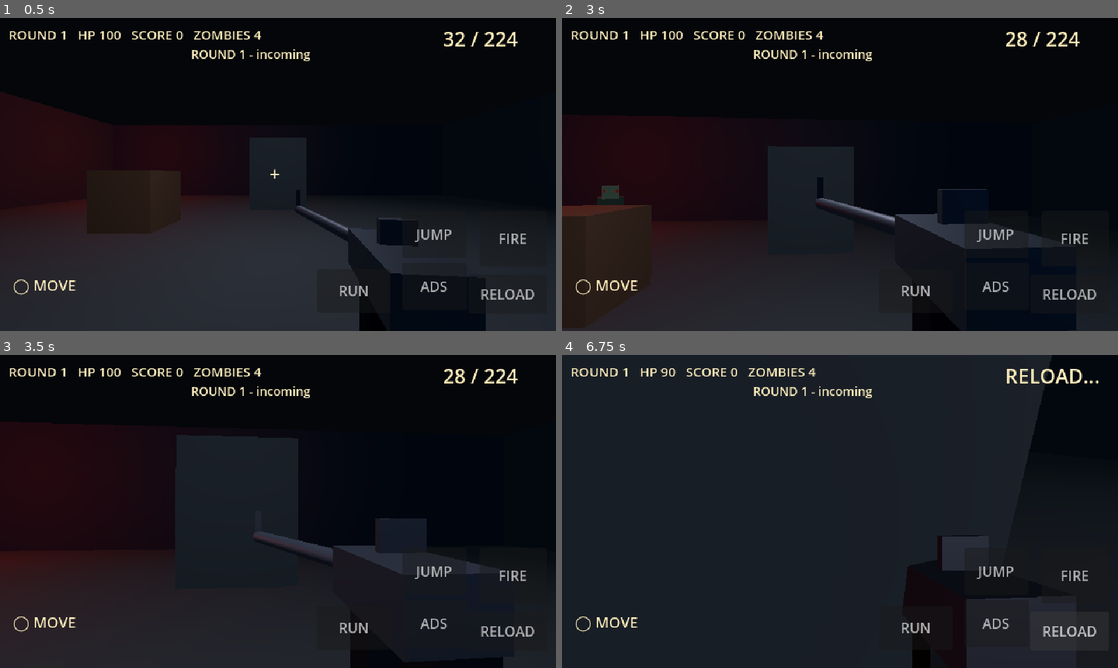
Above: before the commit, frames 1-4 (two rows, left to right).
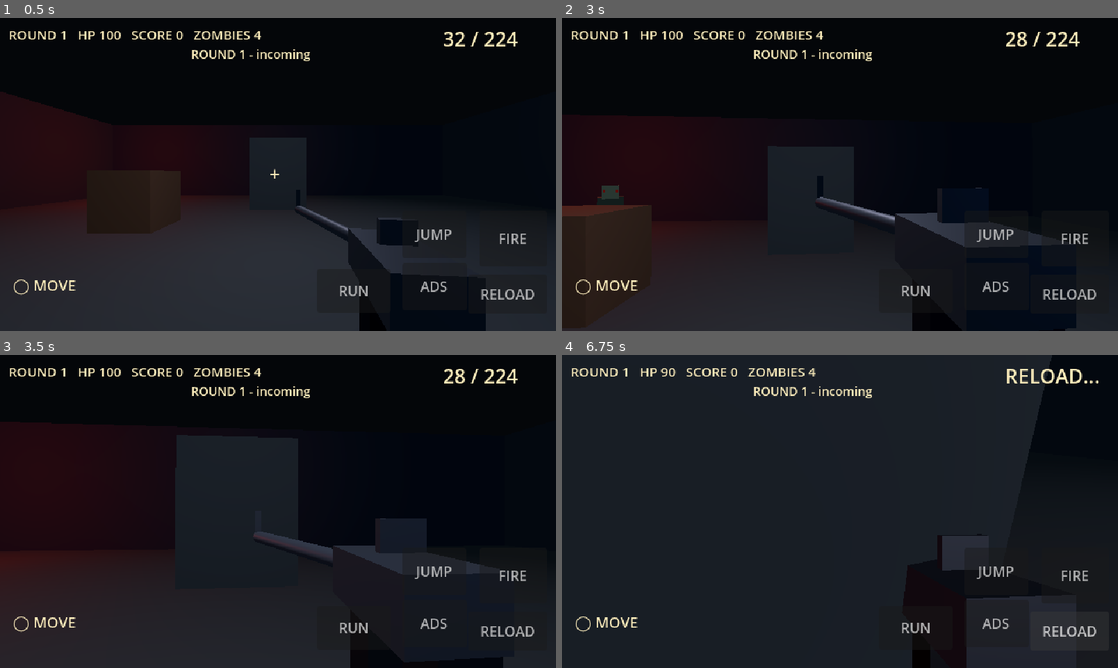
Above: after the commit, the same moments.

Repository: 1993velezpadilla-source/ZOMBIES-2026
Game: Godot game, scene res://scenes/Main.tscn
Two runs of this game, one before a commit and one after it. Both use one fixed random seed, a clock stepped at 60 frames per second and the inputs below.
Inputs (mouse positions are in pixels of both pictures, inside the frame that each line leads up to):
- Up to frame 1 (0.5 s): no input
- Up to frame 2 (3 s): click "FIRE" at 0.5 s; click "ADS" at 1.25 s; click "JUMP" at 2 s; tap Enter at 2.75 s; move the mouse to (867, 174) at 2.77 s; hold W (move_forward) from 2.78 s (still down); hold Shift (sprint) from 2.78 s (still down); click (867, 174) at 2.92 s
- Up to frame 3 (3.5 s): keep holding W (move_forward); keep holding Shift (sprint); tap Space (jump) at 3.02 s
- Up to frame 4 (6.75 s): move the mouse to (812, 511) at 3.52 s; release Shift (sprint) at 3.53 s; tap Shift (sprint) at 3.6, 5.85 s; tap Space (jump) at 3.77, 6.02 s; move the mouse to (851, 505) at 4.27 s; hold Shift (sprint) 4.28-5 s; release W (move_forward) at 5 s; click "RUN" at 5 s; move the mouse to (834, 517) at 5.77 s; hold W (move_forward) 5.78-6.5 s; click (834, 517) at 5.92 s; click "RELOAD" at 6.5 s

Frame 1 is identical in both runs. In frame 2, 0.3% of the frame differs, in the area x 45-93%, y 54-100%; in frame 3, less than 0.1%; in frame 4, less than 0.1%.

Commit message:
fix: perform weapon raycasts during physics ticks

Diff:
--- a/pixel_zombies_godot/scripts/player.gd
+++ b/pixel_zombies_godot/scripts/player.gd
@@ -63,6 +63,9 @@
         velocity.y = JUMP_SPEED
     jump_touch = false
     move_and_slide()
+    # Physics queries must run inside a physics tick, not in _process().
+    if trigger_held and _shot_timer <= 0.0:
+        _shoot()
 
 func _process(delta: float) -> void:
     if health <= 0:
@@ -77,8 +80,6 @@
             var loaded: int = mini(MAG_CAPACITY - ammo, reserve_ammo)
             ammo += loaded
             reserve_ammo -= loaded
-    if trigger_held and _shot_timer <= 0.0:
-        _shoot()
     var target_x := 0.26 if aiming else 0.34
     var target_y := -0.16 if aiming else -0.27
     if _reload_timer > 0.0:
